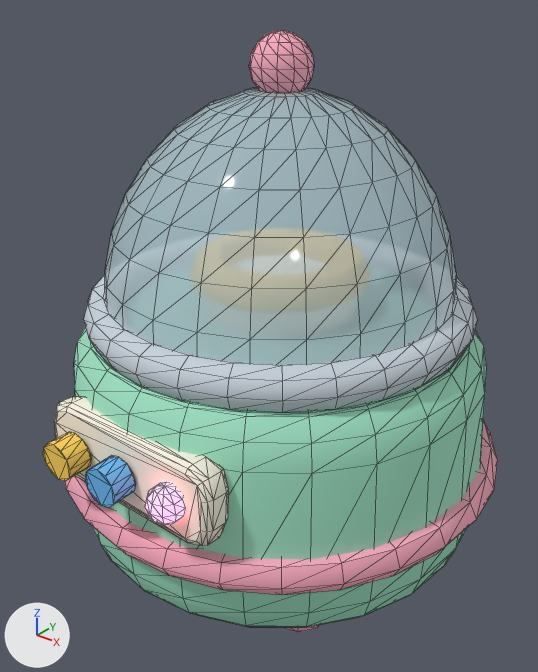
Before and after pictures for a commit that changed the glTF model game/assets/models/prop_incubator.glb.
Rendered twice from a 50 mm camera at (0.735, -0.948, 0.985) aimed at (0.0, -0.031, 0.416). The axes (+X, +Y, +Z) are drawn at lower left. The lights are the same throughout. The older version comes first. Mesh edges are drawn as thin lines. Vertices at exactly the same position are counted once.

Script lines for the objects in view, before the commit:
```python
me_prop_incubator = bpy.data.meshes.new('prop_incubator')
me_prop_incubator.from_pydata(...)  # 1523 vertices, 2998 faces; spans x -0.402..0.402, y -0.42..0.402, z 0.002..0.91
me_prop_incubator.materials.append(mat_paint_mint)  # green #9fe2c4
me_prop_incubator.materials.append(mat_paint_pink)  # pink #ffaec4
me_prop_incubator.materials.append(mat_metal)  # light grey #c7d1da
me_prop_incubator.materials.append(mat_white)  # pale yellow #fbf3e3
me_prop_incubator.materials.append(mat_paint_yellow)  # yellow #ffd25a
me_prop_incubator.materials.append(mat_paint_blue)  # blue #6bb8f2
me_prop_incubator.materials.append(mat_led)  # red #ff7f9c, glowing red #ff7f9c
me_prop_incubator.materials.append(mat_straw)  # yellow #f2cb6c
me_prop_incubator.materials.append(mat_glass)  # pale blue #d4f2fb
ob_prop_incubator = bpy.data.objects.new('prop_incubator', me_prop_incubator)
ob_prop_incubator.location = (0.0, 0.0, 0.0)
```
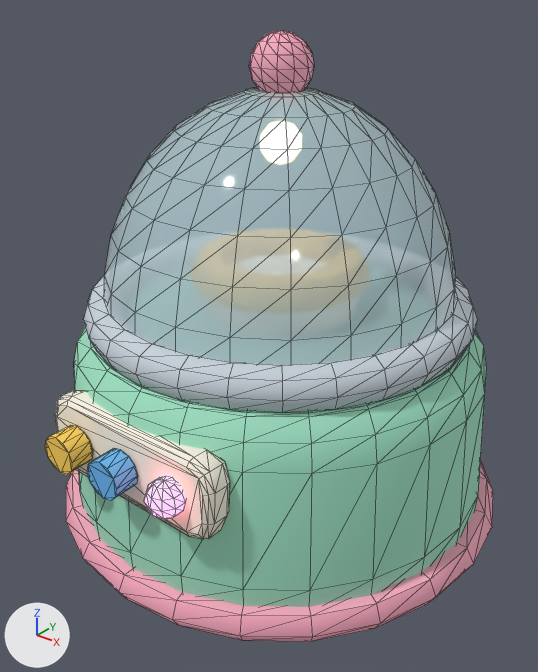
Boxes [x1, y1, x2, y2] around the edits, measured in the pictures (538 x 672 px; the box of a moved part takes in the faces that stretch with it):
'prop_incubator', reshaped: before [43, 30, 498, 633]; after [45, 30, 493, 642]
part 1 of me_prop_incubator, moved or reshaped: before [54, 397, 229, 546]; after [55, 390, 230, 539]
part 2 of me_prop_incubator, moved or reshaped: before [43, 432, 91, 481]; after [45, 425, 93, 474]
part 3 of me_prop_incubator, moved or reshaped: before [85, 456, 136, 508]; after [87, 448, 138, 501]
part 4 of me_prop_incubator, moved or reshaped: before [145, 482, 185, 526]; after [144, 476, 185, 520]
part 5 of me_prop_incubator, added: after [66, 461, 493, 642]
part 6 of me_prop_incubator, deleted: before [65, 420, 498, 595]
part 7 of me_prop_incubator, moved or reshaped: before [105, 87, 457, 365]; after [104, 87, 456, 365]
part 8 of me_prop_incubator, moved or reshaped (not visible afterwards): before [284, 625, 319, 633]

Patch to the scene script:
```diff
--- a/game/assets/models/prop_incubator.glb.py
+++ b/game/assets/models/prop_incubator.glb.py
@@ mat_bulb @@
+mat_bulb = principled_material('bulb')
+mat_bulb.base_color = (1.0, 0.871, 0.352)  # yellow #fff0a0
+mat_bulb.roughness = 0.75
+mat_bulb.emission_color = (1.0, 0.871, 0.352)  # yellow #fff0a0
+mat_bulb.emission_strength = 3.0
@@ me_prop_incubator @@
 # used by ob_prop_incubator; location = (0.0, 0.0, 0.0)
-me_prop_incubator.from_pydata(...)  # 1523 vertices, 2998 faces; spans x -0.402..0.402, y -0.42..0.402, z 0.002..0.91
+me_prop_incubator.from_pydata(...)  # 1489 vertices, 2922 faces; spans x -0.408..0.408, y -0.415..0.408, z 0.002..0.91
+# me_prop_incubator part 1: the loose piece of 72 vertices spanning x -0.17..0.17, y -0.379..-0.322, z 0.254..0.386 is moved by (0.0, 0.003, 0.01)
+# me_prop_incubator part 2: the loose piece of 24 vertices spanning x -0.132..-0.068, y -0.42..-0.38, z 0.288..0.352 is moved by (0.0, 0.005, 0.01)
+# me_prop_incubator part 3: the loose piece of 24 vertices spanning x -0.032..0.032, y -0.42..-0.38, z 0.288..0.352 is moved by (0.0, 0.005, 0.01)
+# me_prop_incubator part 4: the loose piece of 52 vertices spanning x 0.071..0.129, y -0.415..-0.355, z 0.29..0.35 is moved by (0.0, 0.0, 0.01)
+# me_prop_incubator part 5: a new loose piece of 144 vertices spanning x -0.408..0.408, y -0.408..0.408, z 0.084..0.136, in mat_paint_pink (pink #ffaec4)
+# me_prop_incubator part 6: the loose piece of 168 vertices spanning x -0.402..0.402, y -0.402..0.402, z 0.174..0.226 is deleted
+# me_prop_incubator part 7: 140 vertices moved from x -0.284..0.29, y -0.3..0.29, z 0.47..0.823 to x -0.282..0.288, y -0.297..0.297, z 0.47..0.823; 36 vertices removed from x -0.29..0.26, y -0.294..0.3, z 0.47..0.823; 20 vertices added at x -0.288..0.252, y -0.291..0.297, z 0.47..0.803
+# me_prop_incubator part 8: 24 vertices moved from x 0.142..0.24, y -0.239..-0.142, z 0.008..0.092 to x 0.139..0.243, y -0.233..-0.148, z 0.008..0.092; 16 vertices removed from x 0.134..0.248, y -0.209..-0.172, z 0.008..0.092; 6 vertices added at x 0.131..0.251, y -0.191, z 0.008..0.092
+# other edits to the shape of me_prop_incubator do not show in these pictures
 me_prop_incubator.materials.append(mat_paint_mint)
@@ me_prop_incubator @@
 me_prop_incubator.materials.append(mat_glass)
+me_prop_incubator.materials.append(mat_bulb)  # yellow #fff0a0, glowing yellow #fff0a0
```
